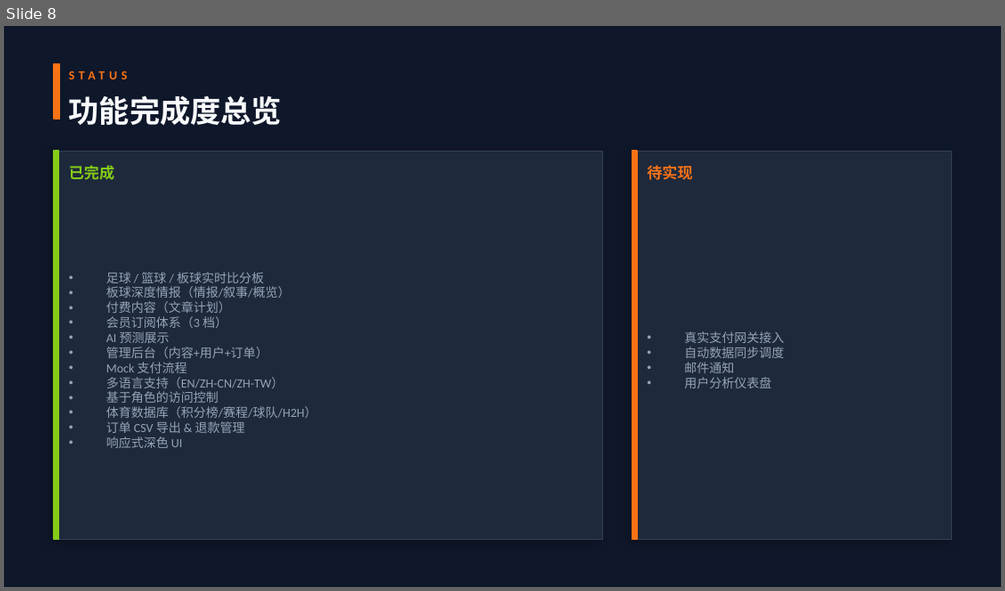
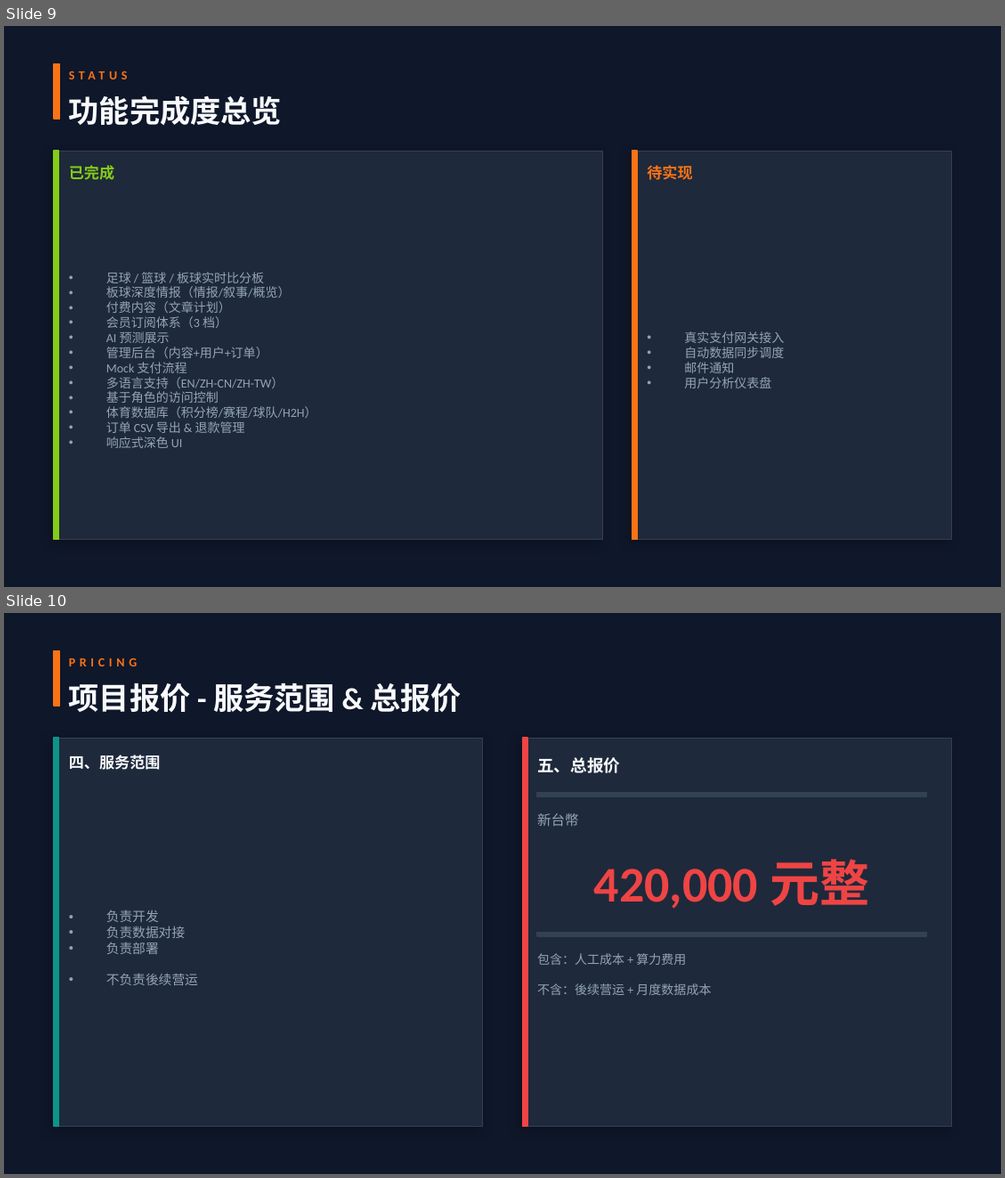
Before and after one commit to qw1447135133-droid/web, a slide deck: Signal-Nine-功能报告.pptx. Shown one above the other, each under a label of ours: slide 8 before the commit, slides 9 and 10 after it. The pictures are 1005x591 and 1005x1178 pixels, drawn with LibreOffice and Linux fonts; fonts in the diff are those of the drawing. Boxes give left, top, right and bottom in pixels: in the first picture for what was removed or moved away, otherwise in the second. Text is boxed around its words. In the diff, an @@ line names an element or a change of style, - is before the commit and + after.

```diff
--- a/Signal-Nine-功能报告.pptx
+++ b/Signal-Nine-功能报告.pptx
@@ slide 10 added at [4, 613, 1001, 1174], background #0F172A @@
@@ rectangle added at [54, 651, 60, 706], fill #F97316, outline #F97316 1 pt @@
@@ text added at [69, 658, 137, 666], 9 pt, text #F97316, bold @@
+PRICING
@@ text added at [69, 683, 462, 712], 22 pt, text #F8FAFC, bold @@
+项目报价 - 服务范围 & 总报价
@@ rectangle added at [54, 738, 483, 1127], fill #1E293B, outline #334155 0.5 pt @@
@@ rectangle added at [54, 738, 59, 1127], fill #0D9488, outline #0D9488 1 pt @@
@@ rectangle added at [522, 738, 951, 1127], fill #1E293B, outline #334155 0.5 pt @@
@@ rectangle added at [522, 738, 527, 1127], fill #EF4444, outline #EF4444 1 pt @@
@@ text added at [69, 755, 161, 770], 11 pt, text #F8FAFC, bold @@
+四、服务范围
@@ text added at [537, 757, 620, 773], 12 pt, text #F8FAFC, bold @@
+五、总报价
@@ rectangle added at [537, 793, 926, 796], fill #334155, outline #334155 1 pt @@
@@ text added at [537, 813, 579, 826], 10 pt, text #94A3B8 @@
+新台幣
@@ text added at [594, 859, 869, 908], 36 pt, text #EF4444, bold @@
+420,000 元整
@@ text added at [106, 910, 198, 985], 9.5 pt, text #94A3B8 @@
+• 负责开发
+• 负责数据对接
+• 负责部署
+• 不负责後续营运
@@ rectangle added at [537, 932, 926, 936], fill #334155, outline #334155 1 pt @@
@@ text added at [537, 953, 686, 965], 9 pt, text #94A3B8 @@
+包含：人工成本 + 算力费用
@@ text added at [537, 983, 711, 995], 9 pt, text #94A3B8 @@
+不含：後续营运 + 月度数据成本
@@ what was slide 8 is now slide 9 @@
```
Also in this commit, not shown: 2 other slides added, 1 slide removed, 49 other files.
